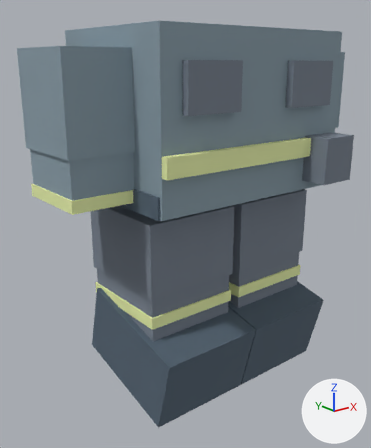
What one commit did to the glTF model public/world3d/blocky-outfits/paramedic-slate.glb.
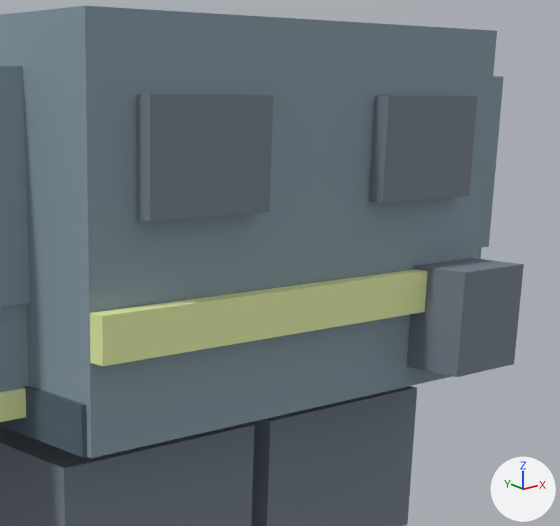
Each version appears first whole from a 50 mm camera at (-1.08, -1.257, 0.931) aimed at (-0.076, -0.002, 0.429), and next in a close-up on the part from 33% to 100% of the width and 4% to 56% of the height. Lighting does not change. The marker at lower right points along +X, +Y and +Z. The last two pictures show the newer version. Where no turn or scale is listed for an object, it has been applied to the vertices.

Before the edit, the objects in view are built like this:
```python
me_cube_119 = bpy.data.meshes.new('Cube.119')
me_cube_119.from_pydata(...)  # a box spanning x -0.345..0.345, y -0.238..0.238, z -0.238..0.238
me_cube_119.materials.append(mat_cloth)  # greyish blue #8a9ea9
me_cube_120 = bpy.data.meshes.new('Cube.120')
me_cube_120.from_pydata(...)  # a box spanning x -0.11..0.11, y -0.127..0.127, z -0.13..0.13
me_cube_120.materials.append(mat_cloth)  # greyish blue #8a9ea9
me_cube_124 = bpy.data.meshes.new('Cube.124')
me_cube_124.from_pydata(...)  # a box spanning x -0.102..0.102, y -0.119..0.119, z -0.081..0.081
me_cube_124.materials.append(mat_cloth)  # greyish blue #8a9ea9
ob_jacket = bpy.data.objects.new('jacket', me_cube_119)
ob_jacket.location = (0.0, -0.006, 0.785)
ob_lower_sleeve_right = bpy.data.objects.new('lower-sleeve-Right', me_cube_124)
ob_lower_sleeve_right.location = (-0.426, 0.0, 0.653)
ob_upper_sleeve_left = bpy.data.objects.new('upper-sleeve-Left', me_cube_120)
ob_upper_sleeve_left.location = (0.426, 0.0, 0.838)
# also in view: 'trouser-Left' at (0.172, 0.0, 0.402); 'pocket-1' at (0.19, -0.257, 0.873); 'reflective-band' at (0.0, -0.257, 0.685); 'medical-pouch' at (0.265, -0.288, 0.648); 'cuff-Right' at (-0.426, 0.0, 0.589)
```
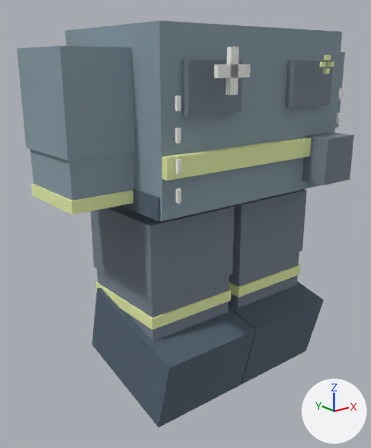
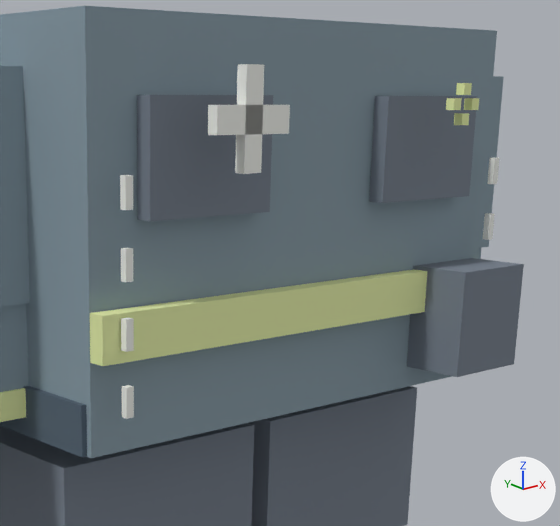
Boxes (x1, y1, x2, y2) around the edits, measured in the close-ups (560 x 526 px):
'design-paramedic-responder-cross-v', added: after (235, 64, 264, 174)
'design-paramedic-responder-cross-h', added: after (208, 105, 290, 135)
'design-paramedic-side-stitch--1-3', added: after (120, 175, 133, 210)
'design-paramedic-side-stitch--1-1', added: after (121, 317, 134, 352)
'design-paramedic-side-stitch--1-2', added: after (121, 248, 133, 282)
'design-paramedic-side-stitch--1-0', added: after (122, 385, 134, 419)
'design-paramedic-side-stitch-1-3', added: after (487, 157, 500, 184)
'design-paramedic-side-stitch-1-2', added: after (483, 213, 495, 240)
'design-paramedic-makers-mark-0', added: after (454, 113, 469, 125)
'design-paramedic-makers-mark-2', added: after (456, 83, 472, 95)
'design-paramedic-makers-mark-3', added: after (446, 98, 462, 110)
'design-paramedic-makers-mark-1', added: after (464, 98, 479, 110)

Diff of the bpy script that builds the scene:
```diff
--- a/public/world3d/blocky-outfits/paramedic-slate.glb.py
+++ b/public/world3d/blocky-outfits/paramedic-slate.glb.py
@@ ob_design_paramedic_side_stitch__1_3 @@
+ob_design_paramedic_side_stitch__1_3 = bpy.data.objects.new('design-paramedic-side-stitch--1-3', me_cube_265)  # a box spanning x -0.005..0.005, y -0.0045..0.0045, z -0.0175..0.0175; in mat_light (white #f3f5ef)
+ob_design_paramedic_side_stitch__1_3.location = (-0.318, -0.276, 0.84)
@@ ob_design_paramedic_side_stitch__1_2 @@
+ob_design_paramedic_side_stitch__1_2 = bpy.data.objects.new('design-paramedic-side-stitch--1-2', me_cube_264)  # a box spanning x -0.005..0.005, y -0.0045..0.0045, z -0.0175..0.0175; in mat_light (white #f3f5ef)
+ob_design_paramedic_side_stitch__1_2.location = (-0.318, -0.276, 0.765)
@@ ob_design_paramedic_side_stitch__1_1 @@
+ob_design_paramedic_side_stitch__1_1 = bpy.data.objects.new('design-paramedic-side-stitch--1-1', me_cube_265.copy())
+ob_design_paramedic_side_stitch__1_1.location = (-0.318, -0.276, 0.69)
@@ ob_design_paramedic_side_stitch__1_0 @@
+ob_design_paramedic_side_stitch__1_0 = bpy.data.objects.new('design-paramedic-side-stitch--1-0', me_cube_264.copy())
+ob_design_paramedic_side_stitch__1_0.location = (-0.318, -0.276, 0.615)
@@ ob_design_paramedic_side_stitch_1_3 @@
+ob_design_paramedic_side_stitch_1_3 = bpy.data.objects.new('design-paramedic-side-stitch-1-3', me_cube_265.copy())
+ob_design_paramedic_side_stitch_1_3.location = (0.318, -0.276, 0.84)
@@ ob_design_paramedic_side_stitch_1_2 @@
+ob_design_paramedic_side_stitch_1_2 = bpy.data.objects.new('design-paramedic-side-stitch-1-2', me_cube_264.copy())
+ob_design_paramedic_side_stitch_1_2.location = (0.318, -0.276, 0.765)
@@ ob_design_paramedic_responder_cross_v @@
+ob_design_paramedic_responder_cross_v = bpy.data.objects.new('design-paramedic-responder-cross-v', me_cube_280)  # a box spanning x -0.0125..0.0125, y -0.007..0.007, z -0.055..0.055; in mat_light (white #f3f5ef)
+ob_design_paramedic_responder_cross_v.location = (-0.192, -0.327, 0.913)
@@ ob_design_paramedic_responder_cross_h @@
+ob_design_paramedic_responder_cross_h = bpy.data.objects.new('design-paramedic-responder-cross-h', me_cube_281)  # a box spanning x -0.0525..0.0525, y -0.007..0.007, z -0.015..0.015; in mat_light (white #f3f5ef)
+ob_design_paramedic_responder_cross_h.location = (-0.192, -0.327, 0.913)
@@ ob_design_paramedic_makers_mark_3 @@
+ob_design_paramedic_makers_mark_3 = bpy.data.objects.new('design-paramedic-makers-mark-3', me_cube_273)  # a box spanning x -0.007..0.007, y -0.006..0.006, z -0.007..0.007; in mat_accent (green #eaf4ad)
+ob_design_paramedic_makers_mark_3.location = (0.159, -0.322, 0.928)
@@ ob_design_paramedic_makers_mark_2 @@
+ob_design_paramedic_makers_mark_2 = bpy.data.objects.new('design-paramedic-makers-mark-2', me_cube_273.copy())
+ob_design_paramedic_makers_mark_2.location = (0.177, -0.322, 0.946)
@@ ob_design_paramedic_makers_mark_1 @@
+ob_design_paramedic_makers_mark_1 = bpy.data.objects.new('design-paramedic-makers-mark-1', me_cube_271)  # a box spanning x -0.007..0.007, y -0.006..0.006, z -0.007..0.007; in mat_accent (green #eaf4ad)
+ob_design_paramedic_makers_mark_1.location = (0.195, -0.322, 0.928)
@@ ob_design_paramedic_makers_mark_0 @@
+ob_design_paramedic_makers_mark_0 = bpy.data.objects.new('design-paramedic-makers-mark-0', me_cube_273.copy())
+ob_design_paramedic_makers_mark_0.location = (0.177, -0.322, 0.91)
```
